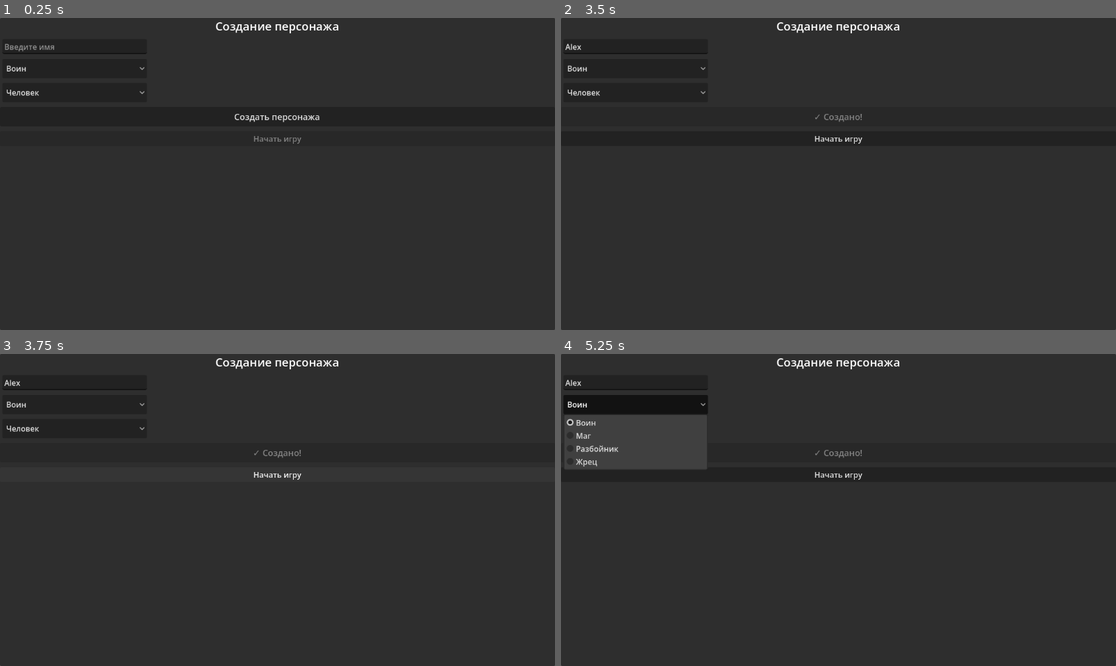
Above: before the commit, frames 1-4 (two rows, left to right).
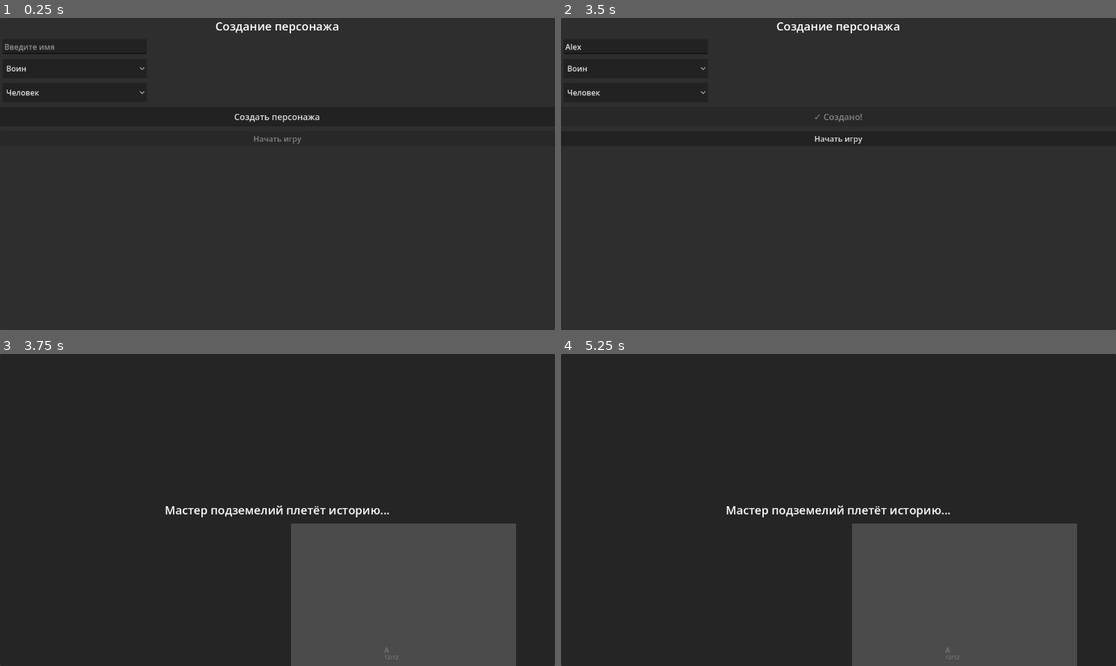
Above: after the commit, the same moments.

Repository: Deniseks239/tactical-rpg-ai-v-2
Game: Godot game, scene res://scenes/character_creator.tscn
Two runs of this game, one before a commit and one after it. Both use one fixed random seed, a clock stepped at 60 frames per second and the inputs below.
Inputs (mouse positions are in pixels of both pictures, inside the frame that each line leads up to):
- Up to frame 1 (0.25 s): no input
- Up to frame 2 (3.5 s): click (633, 46) at 0.52 s; type "Alex" at 0.6 s; click "Воин" at 1.25 s; click "Человек" at 2 s; click "Создать персонажа" at 2.75 s
- Up to frame 3 (3.75 s): click "Начать игру" at 3.5 s
- Up to frame 4 (5.25 s): click (838, 475) at 4.25 s, where only the run before the commit has a clickable "Начать игру"; click (633, 403) at 5 s, where only the run before the commit has a clickable "Воин"

Frames 1-2 are identical in both runs. In frame 3, 20% of the frame differs, in the area x 0-93%, y 1-100%; in frame 4, 24%.
Error before the commit: Parse Error: There is already a variable named "regex" declared in this scope. (res://scripts/game/game_controller.gd:294)

Commit message:
Update game_controller.gd

Diff:
--- a/scripts/game/game_controller.gd
+++ b/scripts/game/game_controller.gd
@@ -291,9 +291,7 @@
 			return
 
 		# ===== ПРОВЕРЯЕМ СТРУКТУРИРОВАННУЮ КОМАНДУ =====
-		var regex = RegEx.new()
 		regex.compile("\\[([a-z]+):([a-zа-я]+):(\\d+)\\]")
-		var match = regex.search(text)
 
 		if match:
 			var command = match.get_string(1)
